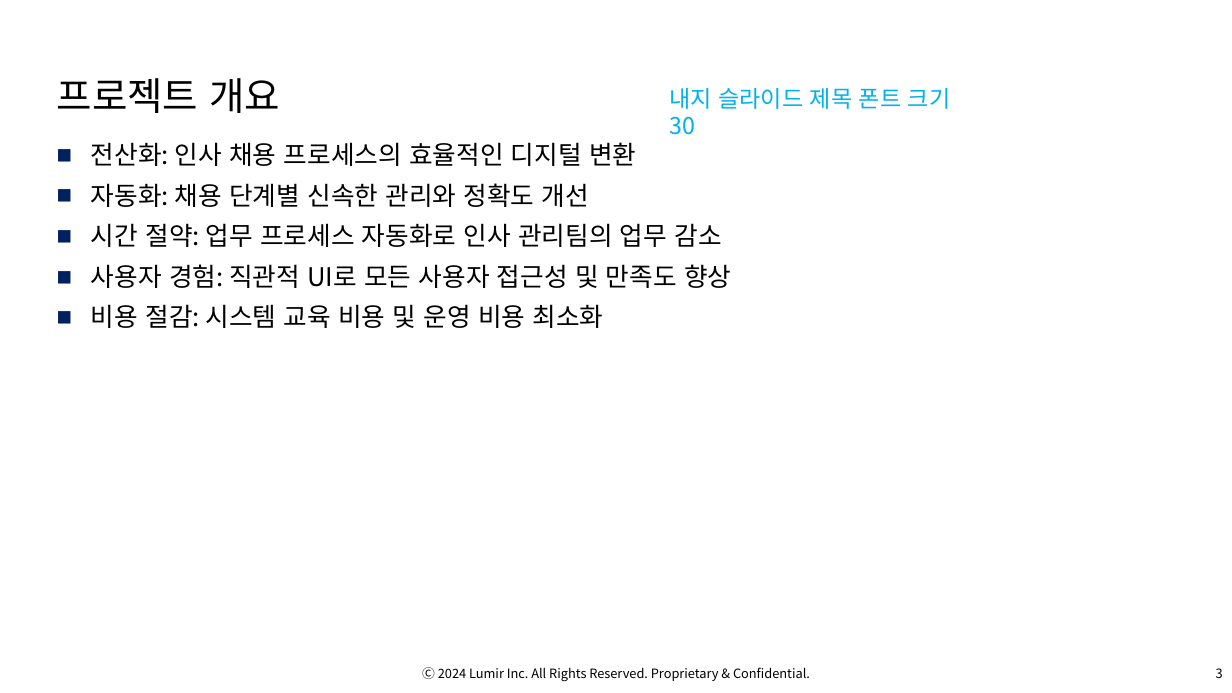
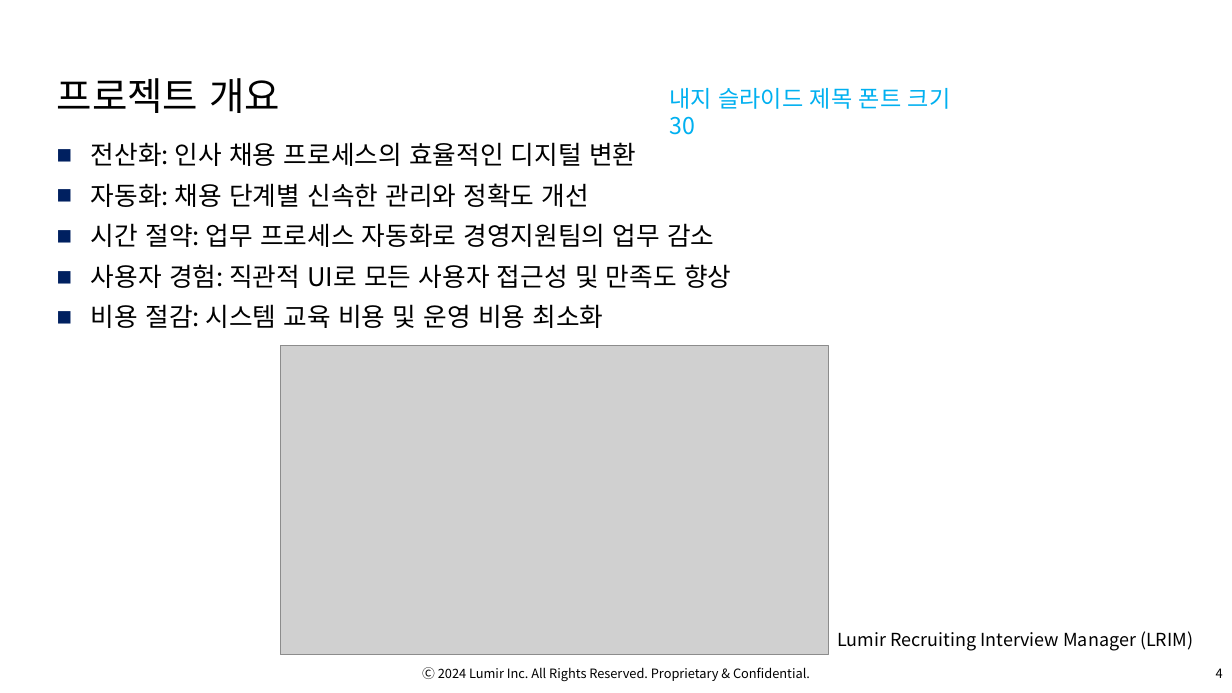
Before and after one commit to OsterRepository/OsterRepository, a slide deck: slide 5 of 기술 7부 김민수 성과 발표.pptx (slide 4 before the commit). Drawn at 1232x693 pixels with LibreOffice and Linux fonts; fonts in the diff are those of the drawing; grey boxes stand for pictures; background and template pictures are left out. Boxes give left, top, right and bottom in pixels: in the first picture for what was removed or moved away, otherwise in the second. Text is boxed around its words. In the diff, an @@ line names an element or a change of style, - is before the commit and + after.

```diff
--- a/기술 7부 김민수 성과 발표.pptx
+++ b/기술 7부 김민수 성과 발표.pptx
@@ text at bbox=[91, 223, 714, 247]: text changed @@
-■ 시간 절약: 업무 프로세스 자동화로 인사 관리팀의 업무 감소
+■ 시간 절약: 업무 프로세스 자동화로 경영지원팀의 업무 감소
@@ picture added at bbox=[280, 346, 828, 655] @@
@@ text added at bbox=[837, 631, 1193, 651], 14 pt, text #000000 @@
+Lumir Recruiting Interview Manager (LRIM)
@@ page number at bbox=[1216, 668, 1223, 678]: text changed @@
-3
+4
```
Also in this commit, not shown: 13 other slides changed, 2 slides added, 11 slides removed.
